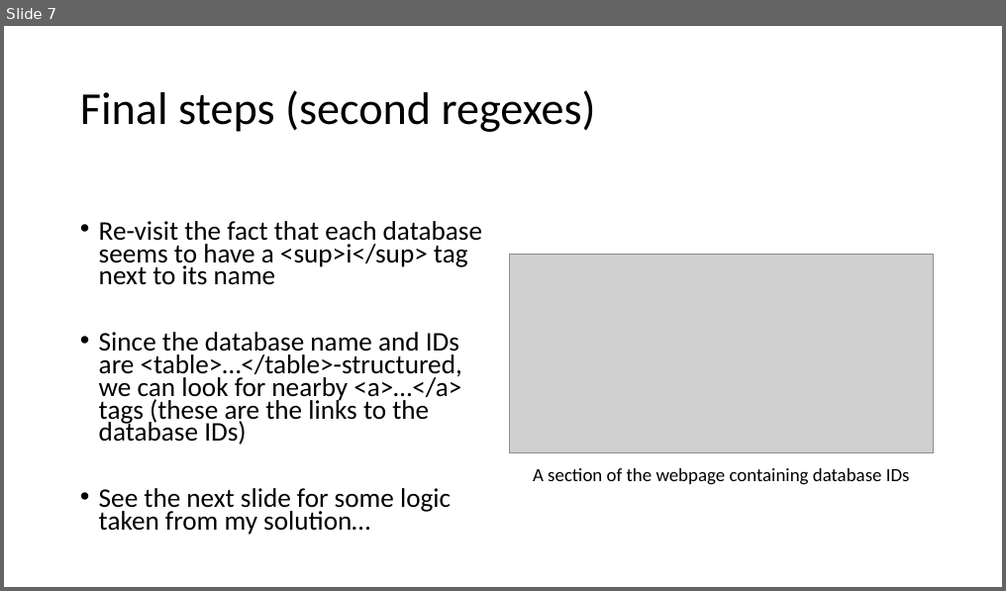
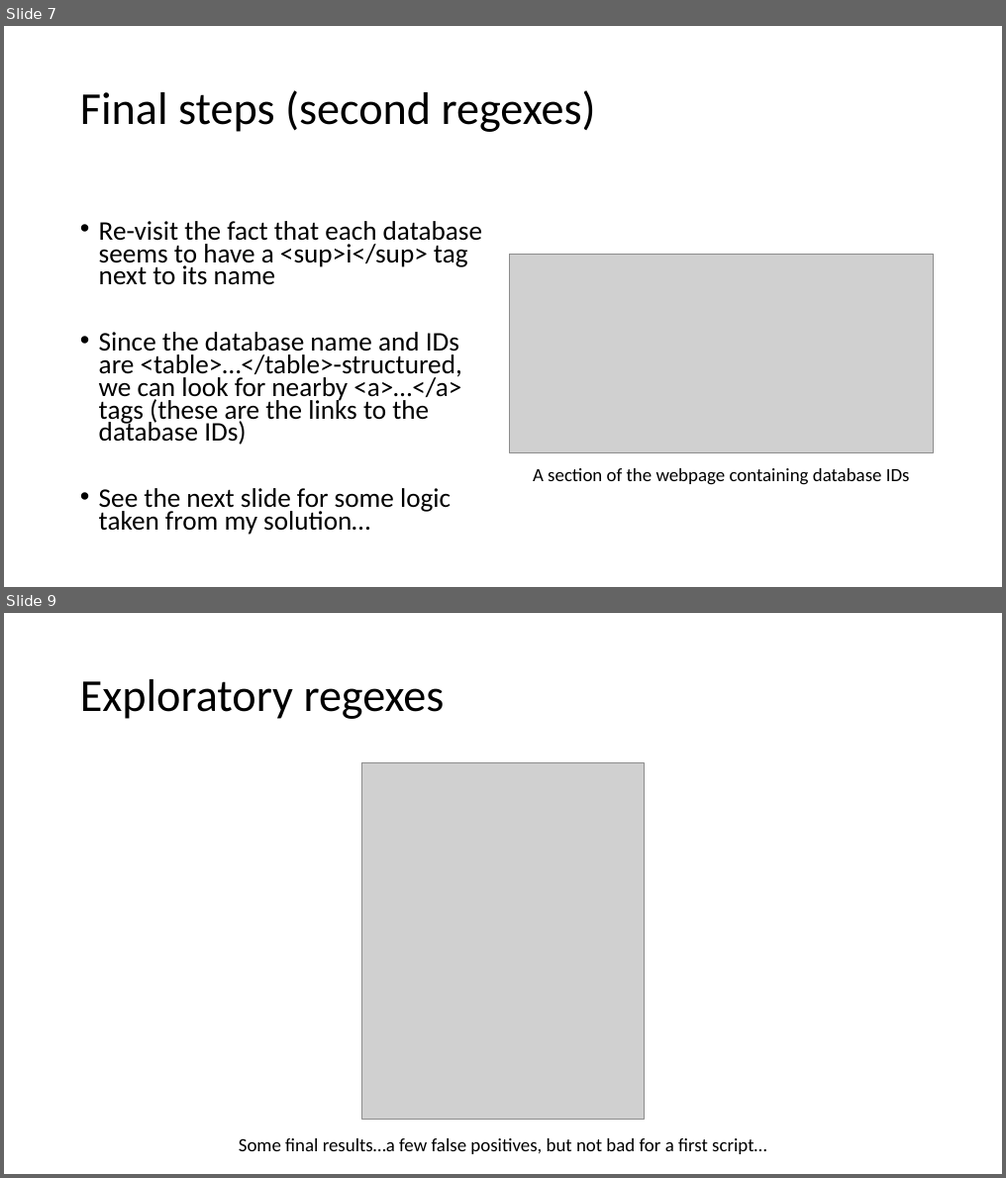
Before and after one commit to chrisarmstrong151/workshop_extension, a slide deck: workshop_1/design_challenge/Workshop 1 - Chris's Solution.pptx. Shown one above the other, each under a label of ours: slide 7 before the commit, slides 7 and 9 after it; the slides between them are not shown. The pictures are 1006x591 and 1006x1178 pixels, drawn with LibreOffice and Linux fonts; fonts in the diff are those of the drawing; grey boxes stand for pictures. Boxes give left, top, right and bottom in pixels: in the first picture for what was removed or moved away, otherwise in the second. Text is boxed around its words. In the diff, an @@ line names an element or a change of style, - is before the commit and + after.

```diff
--- a/workshop_1/design_challenge/Workshop 1 - Chris's Solution.pptx
+++ b/workshop_1/design_challenge/Workshop 1 - Chris's Solution.pptx
@@ slide 9 added at (x1=4, y1=613, x2=1002, y2=1174), background #FFFFFF @@
@@ title added at (x1=80, y1=679, x2=445, y2=719), 44 pt, text #000000 @@
+Exploratory regexes
@@ picture added at (x1=361, y1=762, x2=645, y2=1119) @@
@@ text added at (x1=239, y1=1139, x2=766, y2=1155), 18 pt, text #000000 @@
+Some final results…a few false positives, but not bad for a first script…
```
Also in this commit, not shown: 1 slide changed, 2 other slides added.
